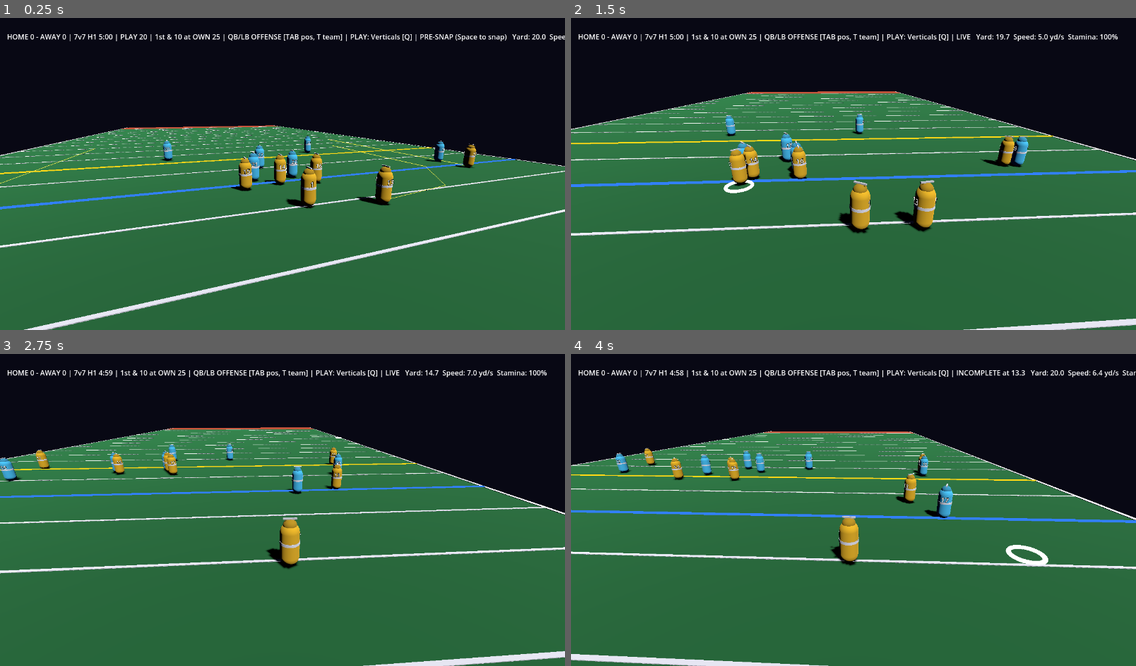
Above: before the commit, frames 1-4 (two rows, left to right).
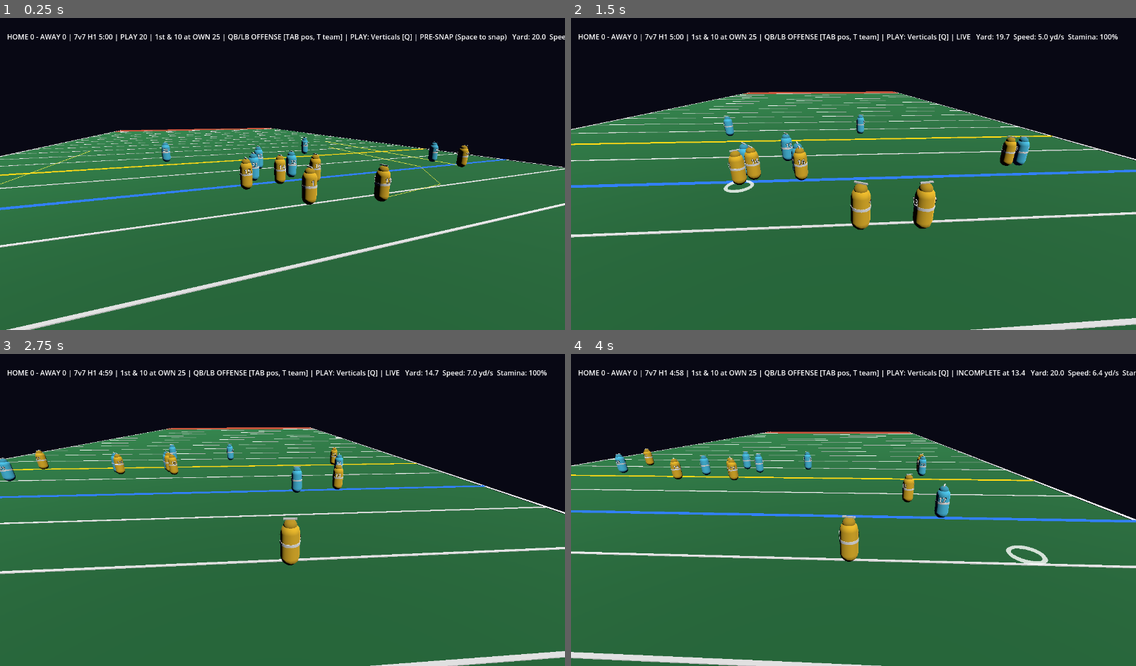
Above: after the commit, the same moments.

Repository: ZeratulAuditore/CraterBowl
Game: Godot game, scene res://scenes/main.tscn
The game is run twice, just before and just after one commit, with the same random seed, the same clock (stepped at 60 frames per second) and the same inputs.
Inputs (mouse positions are in pixels of both pictures, inside the frame that each line leads up to):
- Up to frame 1 (0.25 s): no input
- Up to frame 2 (1.5 s): tap Enter at 0.5, 1.35 s; move the mouse to (977, 155) at 0.52 s; hold D 0.53-1.28 s; hold Ctrl 0.53-1.28 s; click (977, 155) at 0.67 s; tap Space at 0.77 s; move the mouse to (740, 186) at 1.27 s; hold S from 1.28 s (still down)
- Up to frame 3 (2.75 s): tap Space at 1.52 s; move the mouse to (339, 438) at 2.02 s; release S at 2.03 s; hold D from 2.03 s (still down); tap 3 at 2.1 s
- Up to frame 4 (4 s): move the mouse to (825, 572) at 2.77 s; release D at 2.78 s; hold W 2.78-3.53 s; tap 5 at 2.85 s; click (825, 572) at 2.92 s; tap Space at 3.02, 3.77 s; move the mouse to (1023, 553) at 3.52 s; hold A from 3.53 s (still down); tap 7 at 3.6 s

The runs differ from the first frame. In frame 1, 8.4% of the frame differs, in the area x 0-100%, y 34-100%; in frame 2, 4.7%; in frame 3, 2.9%; in frame 4, 4.7%.

Commit message:
wip: perf render pass

Diff:
--- /dev/null
+++ b/src/game/gfx_quality.gd
@@ -0,0 +1,35 @@
+extends RefCounted
+## Graphics quality presets. One place that decides what the GPU is asked to do.
+## A settings menu should call `apply()` with the player's choice; main.gd applies
+## `auto_level()` at startup (or `--quality=low|medium|high` from the command line).
+##
+## See docs/optimization/README.md ("Rendering budget") for why each knob exists.
+
+enum Level { LOW, MEDIUM, HIGH }
+
+const NAMES := ["low", "medium", "high"]
+
+static func parse(s: String, fallback: Level = Level.MEDIUM) -> Level:
+	var i := NAMES.find(s.to_lower())
+	return fallback if i < 0 else i as Level
+
+## Software rasterizers (llvmpipe/lavapipe/SwiftShader) run every pixel on the CPU:
+## shadows there cost more than the whole rest of the frame.
+static func is_software_renderer() -> bool:
+	var a := RenderingServer.get_video_adapter_name().to_lower()
+	return a.contains("llvmpipe") or a.contains("lavapipe") or a.contains("swiftshader") or a.contains("software")
+
+static func auto_level() -> Level:
+	return Level.LOW if is_software_renderer() else Level.MEDIUM
+
+## sun: the scene's DirectionalLight3D (may be null). viewport: the root viewport.
+static func apply(level: Level, sun: DirectionalLight3D, viewport: Viewport) -> void:
+	if sun:
+		sun.shadow_enabled = level != Level.LOW
+		# Players are the only shadow casters; the camera never sees past ~60 yd.
+		sun.directional_shadow_max_distance = 60.0 if level == Level.MEDIUM else 90.0
+		sun.directional_shadow_mode = DirectionalLight3D.SHADOW_PARALLEL_4_SPLITS if level == Level.HIGH \
+			else DirectionalLight3D.SHADOW_PARALLEL_2_SPLITS
+	if viewport:
+		viewport.msaa_3d = Viewport.MSAA_2X if level == Level.HIGH else Viewport.MSAA_DISABLED
+		viewport.screen_space_aa = Viewport.SCREEN_SPACE_AA_FXAA if level == Level.MEDIUM else Viewport.SCREEN_SPACE_AA_DISABLED
--- a/src/game/main.gd
+++ b/src/game/main.gd
@@ -30,6 +30,8 @@
 const MMClient := preload("res://src/net/mm_client.gd")
 const InviteCode := preload("res://src/net/invite_code.gd")
 const T := preload("res://src/sim/tuning.gd")
+const RC := preload("res://src/game/render_cache.gd")
+const GfxQuality := preload("res://src/game/gfx_quality.gd")
 const ARC_DOTS := 24
 
 const TEAM_COLORS := [Color(0.95, 0.75, 0.15), Color(0.3, 0.8, 0.95)]
@@ -42,7 +44,14 @@
 var player: Node3D  # view of the controlled athlete
 var ball_view: MeshInstance3D
 var reticle: MeshInstance3D
-var arc_dots: Array = []
+var arc_mm: MultiMeshInstance3D   # throw-arc preview: one draw call for all dots
+var sun: DirectionalLight3D
+var quality := GfxQuality.Level.MEDIUM
+# Render interpolation for the ball (views interpolate themselves; see player.gd).
+var _ball_prev := Vector3.ZERO
+var _ball_cur := Vector3.ZERO
+var _route_key := 0          # last drawn route-art state; rebuild only when it changes
+var _hud_text := ""
 var charging := false
 var charge := 0.0
 var aim_point := Vector2(26, 45)
@@ -104,6 +113,8 @@
 	_build_ball_view()
 	_build_aim_visuals()
 	var args := _cli_args()
+	quality = GfxQuality.parse(str(args["quality"]), GfxQuality.auto_level()) if args.has("quality") else GfxQuality.auto_level()
+	GfxQuality.apply(quality, sun, get_viewport())
 	if args.has("leaderboard-file"):
 		leaderboard_path = str(args["leaderboard-file"])
 	if args.has("ranked-file"):
@@ -244,41 +255,33 @@
 func _build_ball_view() -> void:
 	ball_view = MeshInstance3D.new()
 	ball_view.name = "Ball"
-	var sm := SphereMesh.new()
-	sm.radius = 0.18
-	sm.height = 0.36
-	var bm := StandardMaterial3D.new()
-	bm.albedo_color = Color(0.45, 0.25, 0.1)
-	sm.material = bm
-	ball_view.mesh = sm
+	ball_view.mesh = RC.sphere(0.18, 0.36)
+	ball_view.material_override = RC.mat(Color(0.45, 0.25, 0.1))
 	ball_view.scale = Vector3(1, 1, 1.7)
 	add_child(ball_view)
 
 func _build_aim_visuals() -> void:
 	reticle = MeshInstance3D.new()
 	reticle.name = "Reticle"
-	var tm := TorusMesh.new()
-	tm.inner_radius = 0.6
-	tm.outer_radius = 0.8
-	var rm := StandardMaterial3D.new()
-	rm.albedo_color = Color(1, 1, 1, 0.8)
-	rm.shading_mode = BaseMaterial3D.SHADING_MODE_UNSHADED
-	tm.material = rm
-	reticle.mesh = tm
+	reticle.mesh = RC.torus(0.6, 0.8)
+	reticle.material_override = RC.mat(Color(1, 1, 1, 0.8), true)
+	reticle.cast_shadow = GeometryInstance3D.SHADOW_CASTING_SETTING_OFF
 	add_child(reticle)
-	var dm := StandardMaterial3D.new()
-	dm.albedo_color = Color(1, 0.9, 0.3)
-	dm.shading_mode = BaseMaterial3D.SHADING_MODE_UNSHADED
-	for i in ARC_DOTS:
-		var d := MeshInstance3D.new()
-		var sm := SphereMesh.new()
-		sm.radius = 0.08
-		sm.height = 0.16
-		sm.material = dm
-		d.mesh = sm
-		d.visible = false
-		add_child(d)
-		arc_dots.append(d)
+	var mm := MultiMesh.new()
+	mm.transform_format = MultiMesh.TRANSFORM_3D
+	mm.mesh = RC.sphere(0.08)
+	mm.instance_count = ARC_DOTS
+	mm.visible_instance_count = 0
+	arc_mm = MultiMeshInstance3D.new()
+	arc_mm.name = "ThrowArc"
+	arc_mm.multimesh = mm
+	arc_mm.material_override = RC.mat(Color(1, 0.9, 0.3), true)
+	arc_mm.cast_shadow = GeometryInstance3D.SHADOW_CASTING_SETTING_OFF
+	add_child(arc_mm)
+
+## True while the throw-arc preview is visible (tests + HUD).
+func arc_shown() -> bool:
+	return arc_mm.multimesh.visible_instance_count > 0
 
 ## Mouse ray onto the turf plane -> field coordinates.
 func _update_aim() -> void:
@@ -299,8 +302,7 @@
 	var show := charging and world.ball.is_held_by(controlled_id)
 	reticle.position = Vector3(aim_point.x, 0.05, -aim_point.y)
 	if not show:
-		for d in arc_dots:
-			d.visible = false
+		arc_mm.multimesh.visible_instance_count = 0
 		return
 	var from := Vector3(qb.position.x, qb.position.y, T.RELEASE_HEIGHT)
 	var v := Passing.solve_velocity(from, aim_point, charge, world.gravity(), lob_held())
@@ -309,8 +311,8 @@
 	for i in ARC_DOTS:
 		var t := tf * float(i + 1) / ARC_DOTS
 		var p := from + v * t + Vector3(0, 0, -0.5 * world.gravity() * t * t)
-		arc_dots[i].position = Vector3(p.x, p.z, -p.y)
-		arc_dots[i].visible = true
+		arc_mm.multimesh.set_instance_transform(i, Transform3D(Basis(), Vector3(p.x, p.z, -p.y)))
+	arc_mm.multimesh.visible_instance_count = ARC_DOTS
 
 func _set_charging(on: bool) -> void:
 	if on and world.ball.is_held_by(controlled_id) and not charging:
@@ -760,13 +762,9 @@
 
 func _marker(c: Color, n: String) -> MeshInstance3D:
 	var mi := MeshInstance3D.new()
-	var bm := BoxMesh.new()
-	bm.size = Vector3(field.width, 0.13, 0.25)
-	var m := StandardMaterial3D.new()
-	m.albedo_color = c
-	m.shading_mode = BaseMaterial3D.SHADING_MODE_UNSHADED
-	bm.material = m
-	mi.mesh = bm
+	mi.mesh = RC.box(Vector3(field.width, 0.13, 0.25))
+	mi.material_override = RC.mat(c, true)
+	mi.cast_shadow = GeometryInstance3D.SHADOW_CASTING_SETTING_OFF
 	mi.name = n
 	field_root.add_child(mi)
 	return mi
@@ -953,28 +951,54 @@
 		return
 	var pos: Array = smp["pos"]
 	for i in mini(pos.size(), views.size()):
-		views[i].position = Vector3(pos[i].x, 0, -pos[i].y)
+		views[i].place(Vector3(pos[i].x, 0, -pos[i].y), views[i]._cur_yaw)
 	var b: Vector3 = smp["ball"]
-	ball_view.position = Vector3(b.x, b.z, -b.y)
-
+	_place_ball(Vector3(b.x, b.z, -b.y))
+
+## Per physics tick: copy sim state into view targets. Cheap, change-driven work only.
 func _render() -> void:
 	for v in views:
 		v.sync()
 	var b = world.ball.position
-	ball_view.position = Vector3(b.x, b.z, -b.y)
-	_update_aim()
-	_update_arc()
+	_place_ball(Vector3(b.x, b.z, -b.y))
 	los_marker.position = Vector3(field.width / 2.0, 0.0, -series.downs.los)
 	fd_marker.position = Vector3(field.width / 2.0, 0.0, -series.downs.first_down_y)
 	fd_marker.visible = not series.downs.is_goal_to_go()
 	_draw_routes()
 
+## Ball interpolation target (same teleport rule as athlete views).
+func _place_ball(p: Vector3) -> void:
+	_ball_prev = p if p.distance_to(_ball_cur) > PlayerNode.TELEPORT_DIST * 2.0 else _ball_cur
+	_ball_cur = p
+	ball_view.position = p
+
+## Per display frame: draw between the last two sim ticks so motion is smooth at
+## any refresh rate (60 Hz sim on a 144 Hz screen, or a frame that ran 2 ticks).
+func _render_frame() -> void:
+	var f := Engine.get_physics_interpolation_fraction()
+	for v in views:
+		v.interpolate(f)
+	ball_view.position = _ball_prev.lerp(_ball_cur, f)
+	_update_aim()
+	_update_arc()
+
 ## Presnap route art for your own offense only (the defense never sees it).
 func _draw_routes() -> void:
-	route_mesh.clear_surfaces()
 	var me = world.get_athlete(my_id)
 	if me == null or world.phase != World.Phase.PRESNAP or me.team != world.offense_team or world.route_of.is_empty():
-		return
+		if _route_key != 0:
+			route_mesh.clear_surfaces()
+			_route_key = 0
+		return
+	# Rebuilding an ImmediateMesh re-uploads it to the GPU: only do it when the art changes.
+	var key_src := [my_id, field.width, world.route_of]
+	for id in world.route_of:
+		key_src.append(world.get_athlete(id).position)
+	var key := hash(key_src)
+	if key == _route_key:
+		return
+	_route_key = key
+	route_mesh.clear_surfaces()
 	route_mesh.surface_begin(Mesh.PRIMITIVE_LINES)
 	for id in world.route_of:
 		var a = world.get_athlete(id)
@@ -986,9 +1010,11 @@
 	route_mesh.surface_end()
 
 func _process(delta: float) -> void:
+	_render_frame()
 	var target := player.global_position
 	var desired := target + Vector3(0, 6, 9)
-	camera.global_position = camera.global_position.lerp(desired, clampf(delta * 6.0, 0.0, 1.0))
+	# Exponential smoothing: same feel at 30, 60 or 144 fps (delta*k lerp is not).
+	camera.global_position = camera.global_position.lerp(desired, 1.0 - exp(-6.0 * delta))
 	camera.look_at(target + Vector3(0, 1, -4))
 	var m = player.athlete
 	var my_team: int = world.get_athlete(my_id).team
@@ -1044,7 +1070,8 @@
 		phase_name, m.position.y, m.speed(), int(m.stamina * 100), "  (WINDED)" if m.sprint_locked else ""]
 
 func _build_environment() -> void:
-	var sun := DirectionalLight3D.new()
+	sun = DirectionalLight3D.new()
+	sun.name = "Sun"
 	sun.rotation_degrees = Vector3(-55, 30, 0)
 	sun.shadow_enabled = true
 	add_child(sun)
@@ -1057,17 +1084,42 @@
 	env.environment = e
 	add_child(env)
 
-func _box(size: Vector3, center: Vector3, color: Color, n: String) -> void:
-	var mi := MeshInstance3D.new()
-	var bm := BoxMesh.new()
-	bm.size = size
-	var mat := StandardMaterial3D.new()
-	mat.albedo_color = color
-	bm.material = mat
-	mi.mesh = bm
-	mi.position = center
-	mi.name = n
-	field_root.add_child(mi)
+## Field geometry is static: boxes are batched into one mesh per color (a handful of
+## draw calls instead of ~30) and never cast shadows (they are flat on the ground).
+var _field_batches := {}   # Color -> [verts, normals, indices]
+
+func _box(size: Vector3, center: Vector3, color: Color, _n: String) -> void:
+	if not _field_batches.has(color):
+		_field_batches[color] = [PackedVector3Array(), PackedVector3Array(), PackedInt32Array()]
+	var batch: Array = _field_batches[color]
+	var arr := RC.box(size).get_mesh_arrays()
+	var base: int = batch[0].size()
+	for v in arr[Mesh.ARRAY_VERTEX]:
+		batch[0].append(v + center)
+	batch[1].append_array(arr[Mesh.ARRAY_NORMAL])
+	for i in arr[Mesh.ARRAY_INDEX]:
+		batch[2].append(base + i)
+
+func _flush_field() -> void:
+	var k := 0
+	for color in _field_batches:
+		var b: Array = _field_batches[color]
+		var arrays := []
+		arrays.resize(Mesh.ARRAY_MAX)
+		arrays[Mesh.ARRAY_VERTEX] = b[0]
+		arrays[Mesh.ARRAY_NORMAL] = b[1]
+		arrays[Mesh.ARRAY_INDEX] = b[2]
+		var am := ArrayMesh.new()
+		am.add_surface_from_arrays(Mesh.PRIMITIVE_TRIANGLES, arrays)
+		am.set_meta("tris", b[2].size() / 3)
+		var mi := MeshInstance3D.new()
+		mi.name = "FieldBatch%d" % k
+		mi.mesh = am
+		mi.material_override = RC.mat(color)
+		mi.cast_shadow = GeometryInstance3D.SHADOW_CASTING_SETTING_OFF
+		field_root.add_child(mi)
+		k += 1
+	_field_batches = {}
 
 func _build_field() -> void:
 	var total := field.length + field.endzone_depth * 2.0
@@ -1086,3 +1138,4 @@
 	# Sidelines
 	for x in [0.0, field.width]:
 		_box(Vector3(0.3, 0.12, total), Vector3(x, -0.03, -field.length / 2), Color.WHITE, "Sideline")
+	_flush_field()
--- a/src/game/player.gd
+++ b/src/game/player.gd
@@ -1,7 +1,16 @@
 extends Node3D
 ## View of one sim athlete. Mirrors position; owns no rules. Cosmetics are view-only.
+##
+## Perf contract (docs/optimization/README.md):
+##   - Meshes/materials come from RenderCache (shared, low-poly). Never `.new()` them here.
+##   - sync() runs once per physics tick (pose + interpolation target);
+##     interpolate(f) runs once per render frame and only moves the root.
 
 const Cos := preload("res://src/sim/cosmetics.gd")
+const RC := preload("res://src/game/render_cache.gd")
+## A view that moves more than this (yards) in one tick teleported (new play,
+## replay seek, swap): snap instead of gliding across the field.
+const TELEPORT_DIST := 2.0
 
 var athlete  # sim athlete
 var color := Color(0.9, 0.75, 0.2)
@@ -16,44 +25,38 @@
 var look := {}
 var celebrate_kind := "none"
 var celebrate_t := 0.0
+# Render interpolation state: last two sim poses.
+var _prev_pos := Vector3.ZERO
+var _cur_pos := Vector3.ZERO
+var _prev_yaw := 0.0
+var _cur_yaw := 0.0
+var _has_pose := false
 
 func setup(a, c: Color) -> void:
 	athlete = a
 	color = c
 
 func _mat(c: Color) -> StandardMaterial3D:
-	var m := StandardMaterial3D.new()
-	m.albedo_color = c
-	return m
+	return RC.mat(c)
 
 func _ready() -> void:
 	body = MeshInstance3D.new()
-	var cap := CapsuleMesh.new()
-	cap.radius = 0.4
-	cap.height = 1.9
-	cap.material = _mat(color)
-	body.mesh = cap
+	body.mesh = RC.capsule(0.4, 1.9)
+	body.material_override = _mat(color)
 	body.position.y = 0.95
 	add_child(body)
 	trim_band = MeshInstance3D.new()
-	var cyl := CylinderMesh.new()
-	cyl.top_radius = 0.42
-	cyl.bottom_radius = 0.42
-	cyl.height = 0.12
-	trim_band.mesh = cyl
+	trim_band.mesh = RC.cylinder(0.42, 0.12)
+	trim_band.cast_shadow = GeometryInstance3D.SHADOW_CASTING_SETTING_OFF
 	trim_band.position.y = 0.1
 	body.add_child(trim_band)
 	helmet = MeshInstance3D.new()
-	var sph := SphereMesh.new()
-	sph.radius = 0.28
-	sph.height = 0.5
-	helmet.mesh = sph
+	helmet.mesh = RC.sphere(0.28, 0.5)
 	helmet.position.y = 0.85
 	body.add_child(helmet)
 	stripe = MeshInstance3D.new()
-	var bx := BoxMesh.new()
-	bx.size = Vector3(0.08, 0.06, 0.56)
-	stripe.mesh = bx
+	stripe.mesh = RC.box(Vector3(0.08, 0.06, 0.56))
+	stripe.cast_shadow = GeometryInstance3D.SHADOW_CASTING_SETTING_OFF
 	stripe.position.y = 0.27
 	helmet.add_child(stripe)
 	number_front = _number_label(0.42)
@@ -66,6 +69,7 @@
 	l.font_size = 64
 	l.pixel_size = 0.006
 	l.position = Vector3(0, 0.35, z)
+	l.cast_shadow = GeometryInstance3D.SHADOW_CASTING_SETTING_OFF
 	if z < 0.0:
 		l.rotation.y = PI
 	body.add_child(l)
@@ -92,13 +96,15 @@
 func is_celebrating() -> bool:
 	return celebrate_t > 0.0
 
+## Per physics tick: body pose + a new interpolation target from the sim athlete.
 func sync() -> void:
-	position = Vector3(athlete.position.x, 0, -athlete.position.y)
+	var yaw := _cur_yaw
+	if athlete.speed() > 0.1:
+		yaw = atan2(-athlete.velocity.x, athlete.velocity.y)
+	place(Vector3(athlete.position.x, 0, -athlete.position.y), yaw)
 	var down: bool = athlete.is_diving() or athlete.is_grounded()
 	body.rotation = Vector3(-PI / 2.0 if down else 0.0, 0, 0)
 	body.position.y = 0.4 if down else 0.95
-	if athlete.speed() > 0.1:
-		rotation.y = atan2(-athlete.velocity.x, athlete.velocity.y)
 	if celebrate_t > 0.0:
 		celebrate_t = maxf(0.0, celebrate_t - 1.0 / 60.0)
 		var k := 1.5 - celebrate_t
@@ -106,3 +112,22 @@
 			"spin": body.rotation.y = k * TAU * 2.0
 			"hop": body.position.y = 0.95 + absf(sin(k * 6.0)) * 0.9
 			"flip": body.rotation.x = k * TAU / 1.5
+
+## Record a new sim pose. Big jumps (formation reset, replay seek) snap.
+func place(p: Vector3, yaw: float) -> void:
+	if not _has_pose or p.distance_to(_cur_pos) > TELEPORT_DIST:
+		_prev_pos = p
+		_prev_yaw = yaw
+		_has_pose = true
+	else:
+		_prev_pos = _cur_pos
+		_prev_yaw = _cur_yaw
+	_cur_pos = p
+	_cur_yaw = yaw
+	position = p
+	rotation.y = yaw
+
+## Per render frame: f = Engine.get_physics_interpolation_fraction() in [0, 1].
+func interpolate(f: float) -> void:
+	position = _prev_pos.lerp(_cur_pos, f)
+	rotation.y = lerp_angle(_prev_yaw, _cur_yaw, f)
--- /dev/null
+++ b/src/game/render_cache.gd
@@ -0,0 +1,105 @@
+extends RefCounted
+## Shared, low-poly meshes and materials for every view node.
+##
+## Why: Godot's PrimitiveMesh defaults are high-poly (SphereMesh = 64x32 ~4k tris,
+## CapsuleMesh ~2.3k) and every `StandardMaterial3D.new()` is a separate material
+## (more pipeline/state changes, no sharing). With shadows each mesh is drawn again
+## per shadow split. Before this cache the 7v7 scene pushed ~568k triangles per frame.
+##
+## Rules (see docs/optimization/README.md):
+##   - Never `XxxMesh.new()` / `StandardMaterial3D.new()` in per-entity view code; ask here.
+##   - Same key -> same Resource instance, so identical colors share one material.
+##   - Keep segment counts low: the art direction is low-poly / flat colors.
+
+static var _meshes := {}
+static var _mats := {}
+
+## Budget used by tests/test_render_budget.gd (triangles per primitive kind).
+const SEGMENTS := 12
+const RINGS := 4
+
+static func capsule(radius: float, height: float) -> CapsuleMesh:
+	var k := "capsule:%.3f:%.3f" % [radius, height]
+	if not _meshes.has(k):
+		var m := CapsuleMesh.new()
+		m.radius = radius
+		m.height = height
+		m.radial_segments = SEGMENTS
+		m.rings = 2
+		_meshes[k] = m
+	return _meshes[k]
+
+static func sphere(radius: float, height: float = -1.0) -> SphereMesh:
+	var h := radius * 2.0 if height < 0.0 else height
+	var k := "sphere:%.3f:%.3f" % [radius, h]
+	if not _meshes.has(k):
+		var m := SphereMesh.new()
+		m.radius = radius
+		m.height = h
+		m.radial_segments = SEGMENTS
+		m.rings = RINGS + 2
+		_meshes[k] = m
+	return _meshes[k]
+
+static func cylinder(radius: float, height: float) -> CylinderMesh:
+	var k := "cyl:%.3f:%.3f" % [radius, height]
+	if not _meshes.has(k):
+		var m := CylinderMesh.new()
+		m.top_radius = radius
+		m.bottom_radius = radius
+		m.height = height
+		m.radial_segments = SEGMENTS
+		m.rings = 1
+		_meshes[k] = m
+	return _meshes[k]
+
+static func box(size: Vector3) -> BoxMesh:
+	var k := "box:%s" % size
+	if not _meshes.has(k):
+		var m := BoxMesh.new()
+		m.size = size
+		_meshes[k] = m
+	return _meshes[k]
+
+static func torus(inner: float, outer: float) -> TorusMesh:
+	var k := "torus:%.3f:%.3f" % [inner, outer]
+	if not _meshes.has(k):
+		var m := TorusMesh.new()
+		m.inner_radius = inner
+		m.outer_radius = outer
+		m.rings = 24
+		m.ring_segments = 4
+		_meshes[k] = m
+	return _meshes[k]
+
+## One shared material per (color, unshaded, vertex-color) combination.
+static func mat(c: Color, unshaded: bool = false, vertex_color: bool = false) -> StandardMaterial3D:
+	var k := "%s:%s:%s" % [c.to_html(true), unshaded, vertex_color]
+	if not _mats.has(k):
+		var m := StandardMaterial3D.new()
+		m.albedo_color = c
+		if c.a < 1.0:
+			m.transparency = BaseMaterial3D.TRANSPARENCY_ALPHA
+		if unshaded:
+			m.shading_mode = BaseMaterial3D.SHADING_MODE_UNSHADED
+		if vertex_color:
+			m.vertex_color_use_as_albedo = true
+		_mats[k] = m
+	return _mats[k]
+
+static func material_count() -> int:
+	return _mats.size()
+
+## Triangle count of a mesh (CPU-side arrays; works headless). Used by budget tests.
+static func triangles(mesh: Mesh) -> int:
+	if mesh == null:
+		return 0
+	var n := 0
+	for s in mesh.get_surface_count():
+		var arr := mesh.surface_get_arrays(s)
+		var idx = arr[Mesh.ARRAY_INDEX]
+		if idx != null and idx.size() > 0:
+			n += idx.size() / 3
+		else:
+			n += arr[Mesh.ARRAY_VERTEX].size() / 3
+	return n
--- a/tests/game_flow.gd
+++ b/tests/game_flow.gd
@@ -34,7 +34,7 @@
 		[6, func(): check(main.world.snap(), "snap")],
 		[40, func(): check(main.world.ball.is_held_by(main.controlled_id), "QB has ball")],
 		[41, func(): main.aim_point = Vector2(40, 45); main._set_charging(true)],
-		[80, func(): check(main.charge > 0.3, "charge builds (%.2f)" % main.charge); check(main.arc_dots[0].visible, "arc preview shown")],
+		[80, func(): check(main.charge > 0.3, "charge builds (%.2f)" % main.charge); check(main.arc_shown(), "arc preview shown")],
 		[81, func(): main._set_charging(false)],
 		[82, func(): check(main.world.forward_pass_thrown, "pass thrown")],
 		[400, func(): check(main.world.phase == main.World.Phase.DEAD, "incomplete ends play")],
--- /dev/null
+++ b/tools/bench.gd
@@ -0,0 +1,111 @@
+extends SceneTree
+## Performance benchmark. Two parts, both headless and deterministic:
+##   1. SIM: an all-bot 7v7 game at 60 Hz; per-tick cost of each sim stage.
+##   2. SCENE: the real main scene; per-frame script cost (process + physics).
+## Prints one `BENCH <key>=<value>` line per metric so scripts can parse/compare.
+##
+##   godot --headless --path . -s res://tools/bench.gd [-- --minutes=4 --frames=600 --size=7]
+##
+## See docs/optimization/README.md for budgets and how to read the numbers.
+const World := preload("res://src/sim/world.gd")
+const Match := preload("res://src/sim/match.gd")
+const Roster := preload("res://src/sim/roster.gd")
+const AI := preload("res://src/sim/ai.gd")
+
+const DT := 1.0 / 60.0
+
+var _args := {}
+var _main: Node
+var _frame := 0
+var _frames := 600
+var _proc_us: Array = []
+var _phys_us: Array = []
+var _objects0 := 0
+
+func _initialize() -> void:
+	for a in OS.get_cmdline_user_args():
+		var kv := a.trim_prefix("--").split("=", true, 1)
+		_args[kv[0]] = kv[1] if kv.size() > 1 else "1"
+	_frames = int(_args.get("frames", "600"))
+	if _args.get("only", "") != "scene":
+		_bench_sim(float(_args.get("minutes", "4")), int(_args.get("size", "7")))
+	if _args.get("only", "") == "sim":
+		quit()
+		return
+	_main = load("res://scenes/main.tscn").instantiate()
+	_main.set("auto_next", true)
+	root.add_child(_main)
+	process_frame.connect(_on_frame)
+
+## Stage timings for an all-bot game (the same work a host does every physics tick).
+func _bench_sim(minutes: float, size: int) -> void:
+	var w := World.new()
+	Roster.new().build(w, size)
+	var m := Match.new(w)
+	m.start(0, 25.0)
+	var ai := AI.new()
+	var t_presnap: Array = []
+	var t_think: Array = []
+	var t_step: Array = []
+	var t_total: Array = []
+	var dead_t := 0.0
+	var ticks := int(minutes * 60.0 * 60.0)
+	for i in ticks:
+		var t0 := Time.get_ticks_usec()
+		m.tick(DT)
+		var t1 := Time.get_ticks_usec()
+		ai.presnap_tick(w, [], DT, m.downs.down, m.downs.distance())
+		var t2 := Time.get_ticks_usec()
+		var inputs := ai.think(w, [])
+		var t3 := Time.get_ticks_usec()
+		w.step(inputs, DT)
+		var t4 := Time.get_ticks_usec()
+		t_presnap.append(t2 - t1)
+		t_think.append(t3 - t2)
+		t_step.append(t4 - t3)
+		t_total.append(t4 - t0)
+		if w.phase == World.Phase.DEAD:
+			dead_t += DT
+			if dead_t > 0.5:
+				m.next_play()
+				dead_t = 0.0
+		if m.is_final():
+			m.start(0, 25.0)
+	_report("sim_presnap", t_presnap)
+	_report("sim_think", t_think)
+	_report("sim_step", t_step)
+	_report("sim_tick", t_total)
+	print("BENCH sim_ticks=%d" % ticks)
+
+func _on_frame() -> void:
+	_frame += 1
+	if _frame == 30:
+		_objects0 = int(Performance.get_monitor(Performance.OBJECT_COUNT))
+	if _frame > 30:  # skip warm-up (scene build, first imports)
+		_proc_us.append(int(Performance.get_monitor(Performance.TIME_PROCESS) * 1e6))
+		_phys_us.append(int(Performance.get_monitor(Performance.TIME_PHYSICS_PROCESS) * 1e6))
+	# Keep plays flowing so the scene exercises LIVE/DEAD/PRESNAP, not just presnap.
+	if _main.world.phase == World.Phase.PRESNAP and _frame % 90 == 0:
+		_main.world.snap()
+	if _frame >= _frames + 30:
+		_report("scene_process", _proc_us)
+		_report("scene_physics", _phys_us)
+		var objs := int(Performance.get_monitor(Performance.OBJECT_COUNT))
+		print("BENCH scene_nodes=%d" % int(Performance.get_monitor(Performance.OBJECT_NODE_COUNT)))
+		print("BENCH scene_object_growth=%d" % (objs - _objects0))
+		print("BENCH static_mem_mb=%.1f" % (Performance.get_monitor(Performance.MEMORY_STATIC) / 1048576.0))
+		quit()
+
+func _report(key: String, samples: Array) -> void:
+	if samples.is_empty():
+		return
+	var s := samples.duplicate()
+	s.sort()
+	var sum := 0
+	for v in s:
+		sum += v
+	var mean := float(sum) / s.size()
+	var p99: int = s[mini(s.size() - 1, int(s.size() * 0.99))]
+	print("BENCH %s_mean_us=%.1f" % [key, mean])
+	print("BENCH %s_p99_us=%d" % [key, p99])
+	print("BENCH %s_max_us=%d" % [key, s[-1]])
